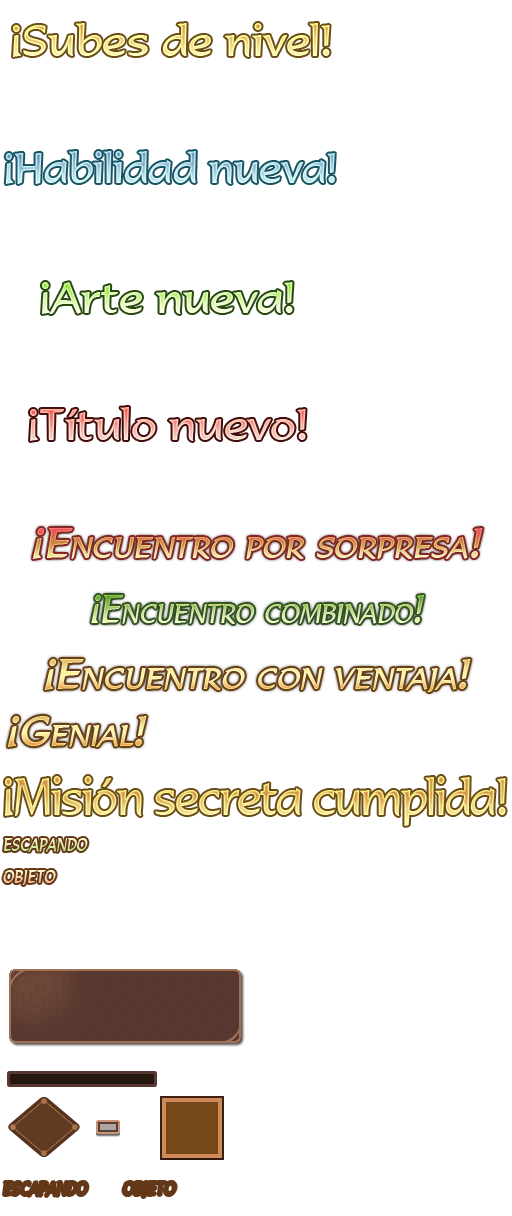
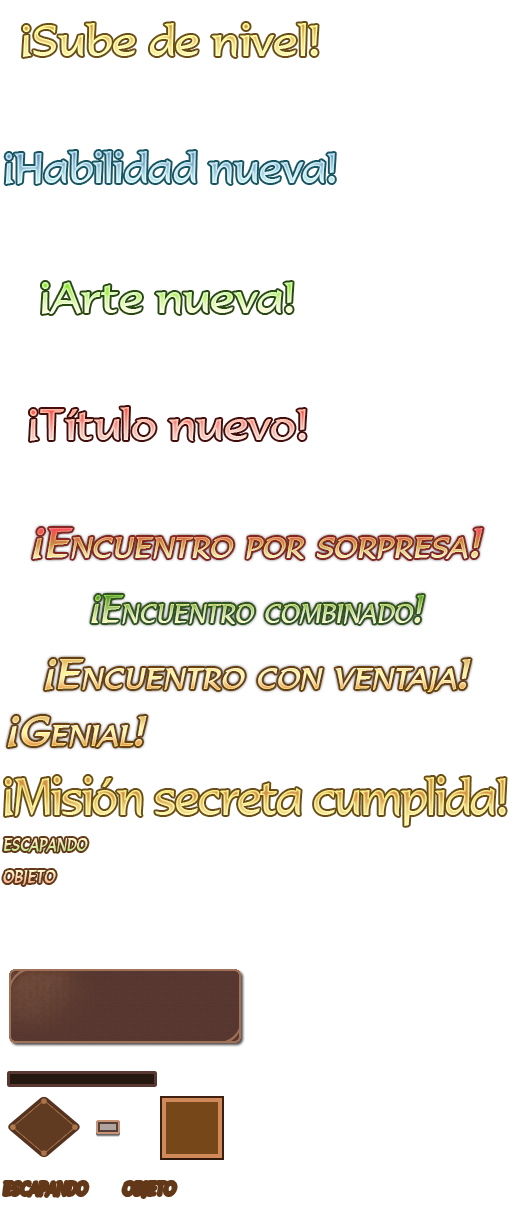
Two versions of the same layered image (512px x 1216px). Layer-by-layer changes:
renamed "¡Subes de nivel!" to "¡Sube de nivel!", painted on it over box(13, 23, 330, 57)
